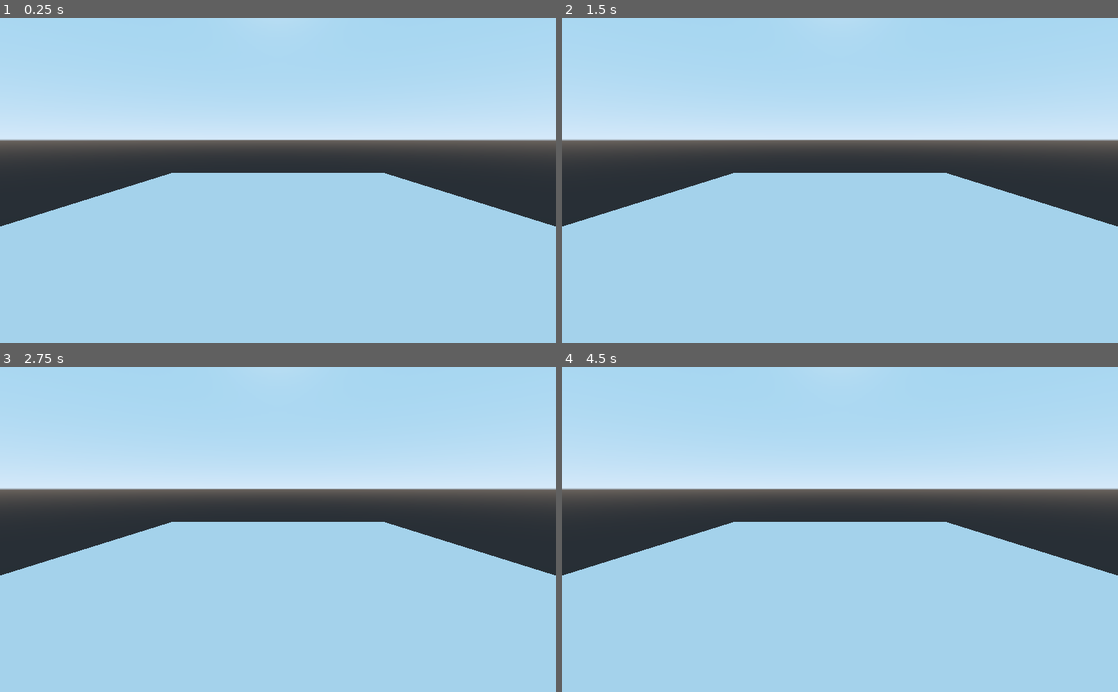
Above: before the commit, frames 1-4 (two rows, left to right).
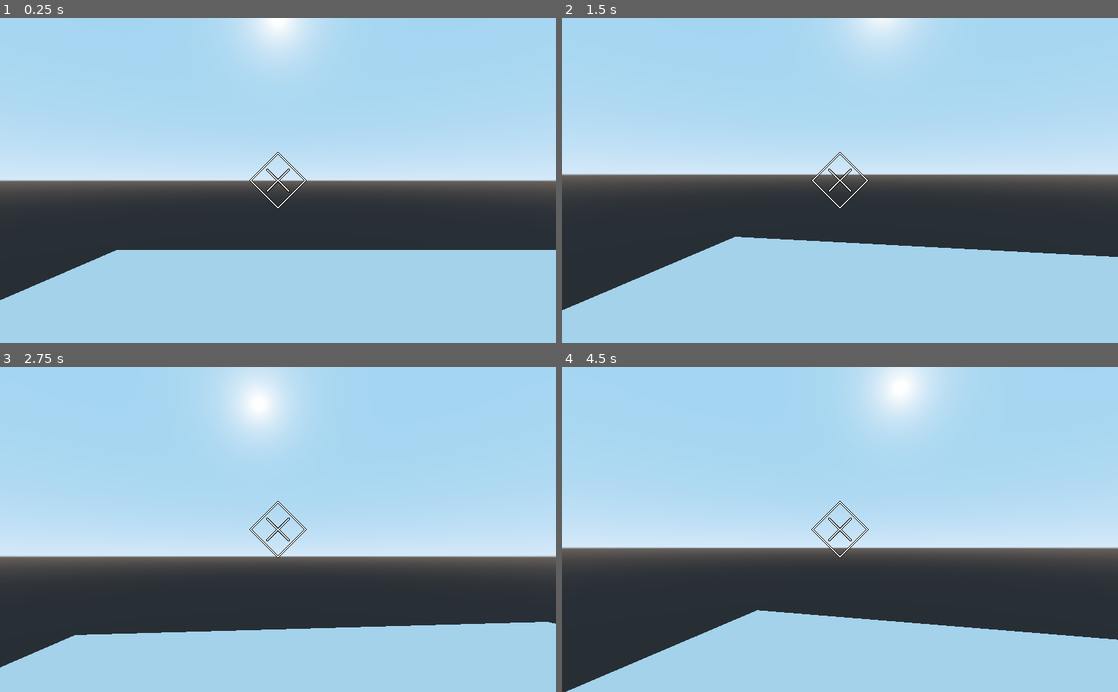
Above: after the commit, the same moments.

Repository: kyle-stevens/murder-mansion
Game: Godot game, scene res://Scenes/Maps/PlatformDemo.tscn
Two runs of this game, one before a commit and one after it. Both use one fixed random seed, a clock stepped at 60 frames per second and the inputs below. This scene is started directly instead of the project's main scene.
Inputs (mouse positions are in pixels of both pictures, inside the frame that each line leads up to):
- Up to frame 1 (0.25 s): no input
- Up to frame 2 (1.5 s): tap Enter at 0.5 s; move the mouse to (962, 164) at 0.52 s; hold D (movement_right) 0.53-1.28 s; tap F (item_flashlight) at 0.6 s; tap Space (movement_jump) at 0.77, 1.25 s; move the mouse to (728, 196) at 1.27 s; hold S (movement_backward) from 1.28 s (still down); tap E (item_interact) at 1.35 s
- Up to frame 3 (2.75 s): tap Space (movement_jump) at 1.52 s; tap Enter at 2 s; move the mouse to (333, 458) at 2.02 s; release S (movement_backward) at 2.03 s; hold D (movement_right) from 2.03 s (still down); tap F (item_flashlight) at 2.1 s
- Up to frame 4 (4.5 s): tap Space (movement_jump) at 2.75, 3.02, 3.77, 4.25 s; move the mouse to (812, 594) at 2.77 s; release D (movement_right) at 2.78 s; hold W (movement_forward) 2.78-3.53 s; tap E (item_interact) at 2.85, 4.35 s; tap Enter at 3.5 s; move the mouse to (1006, 578) at 3.52 s; hold A (movement_left) from 3.53 s (still down); tap F (item_flashlight) at 3.6 s; tap Escape (ui_cancel) at 4.15 s; move the mouse to (673, 480) at 4.27 s

The runs differ from the first frame. In frame 1, 38% of the frame differs, in the area x 0-100%, y 0-87%; in frame 2, 35%; in frame 3, 51%; in frame 4, 52%, in the area x 0-100%, y 0-100%.
Error before the commit: Invalid call. Nonexistent function 'set_network_master' in base 'PackedScene'. (res://Scenes/Maps/PlatformDemo.gd:16)
Error after the commit: Invalid set index 'visibile' (on base: 'OmniLight') with value of type 'bool'. (res://Scripts/Player/player_controller.gd:145)

Commit message:
Networking working for 2 players - v0.0.7
Networking is jittery, and wrong player model is receiving commands and movement controls.

Lobby needs rework to allow for variable number of players and more refined networking.

Diff:
--- a/Murder Mansion/Scenes/Maps/PlatformDemo.gd
+++ /dev/null
@@ -1,30 +0,0 @@
-extends Spatial
-
-
-# Declare member variables here. Examples:
-# var a = 2
-# var b = "text"
-onready var player1pos = $player1pos
-onready var player2pos = $player2pos
-
-# Called when the node enters the scene tree for the first time.
-func _ready():
-	var player1 = preload("res://Scenes/Players/player_controller.tscn")
-#	player1.set_name(str(get_tree().get_network_unique_id()))
-#	player1.set_network_master(get_tree().get_network_unique_id())
-	player1.set_name(str(1))
-	player1.set_network_master(1)
-	player1.global_transform = player1pos.global_transform
-	add_child(player1)
-
-	var player2 = preload("res://Scenes/Players/player_controller.tscn")
-#	player2.set_name(str(Globals.player2id))
-#	player2.set_network_master(Globals.player2id)
-	player2.set_name(str(2))
-	player2.set_network_master(2)
-	player2.global_transform = player2pos.global_transform
-	add_child(player2)
-
-# Called every frame. 'delta' is the elapsed time since the previous frame.
-#func _process(delta):
-#	pass
--- a/Murder Mansion/Scenes/Maps/PlatformDemo.tscn
+++ b/Murder Mansion/Scenes/Maps/PlatformDemo.tscn
@@ -1,6 +1,6 @@
 [gd_scene load_steps=3 format=2]
 
-[ext_resource path="res://Scenes/Maps/PlatformDemo.gd" type="Script" id=1]
+[ext_resource path="res://Scripts/Maps/PlatformDemo.gd" type="Script" id=1]
 
 [sub_resource type="BoxShape" id=1]
 extents = Vector3( 7, 0.5, 7 )
@@ -25,7 +25,7 @@
 current = true
 
 [node name="player1pos" type="Position3D" parent="."]
-transform = Transform( 1, 0, 0, 0, 1, 0, 0, 0, 1, 6.52517, 0, 0 )
+transform = Transform( 1, 0, 0, 0, 1, 0, 0, 0, 1, 6.52517, 11.5276, 0 )
 
 [node name="player2pos" type="Position3D" parent="."]
-transform = Transform( 1, 0, 0, 0, 1, 0, 0, 0, 1, -11.1534, 0, 0 )
+transform = Transform( 1, 0, 0, 0, 1, 0, 0, 0, 1, -11.1534, 9.79489, 0 )
--- a/Murder Mansion/Scenes/Players/player_controller.tscn
+++ b/Murder Mansion/Scenes/Players/player_controller.tscn
@@ -40,6 +40,7 @@
 
 [node name="player_camera" type="Camera" parent="rotation_helper"]
 transform = Transform( 1, 0, 0, 0, 1, 0, 0, 0, 1, 0, 0.992, -0.694313 )
+visible = false
 
 [node name="grab_objects_node" type="Spatial" parent="rotation_helper"]
 
--- /dev/null
+++ b/Murder Mansion/Scripts/Maps/PlatformDemo.gd
@@ -0,0 +1,38 @@
+extends Spatial
+
+
+# Declare member variables here. Examples:
+# var a = 2
+# var b = "text"
+onready var player1pos = $player1pos
+onready var player2pos = $player2pos
+
+# Called when the node enters the scene tree for the first time.
+func _ready():
+	#Attempt number 2 at networking, setup networking in player node
+#	var player1 = preload("res://Scenes/Players/player_controller.tscn")
+#	player1.set_name(str(player1.netId))
+#	player1.set_network_master(player1.netId)
+#	add_child(player1)
+#	return
+#
+	var player1 = preload("res://Scenes/Players/player_controller.tscn").instance()
+	player1.set_name(str(get_tree().get_network_unique_id()))
+	player1.set_network_master(get_tree().get_network_unique_id())
+	player1.global_transform = player1pos.global_transform
+	add_child(player1)
+
+	print(player1.name)
+	print(player1.netId)
+
+	var player2 = preload("res://Scenes/Players/player_controller.tscn").instance()
+	player2.set_name(str(Globals.player2id))
+	player2.set_network_master(Globals.player2id)
+	player2.global_transform = player2pos.global_transform
+	add_child(player2)
+	print(player2.name)
+	print(player2.netId)
+
+# Called every frame. 'delta' is the elapsed time since the previous frame.
+#func _process(delta):
+#	pass
--- a/Murder Mansion/Scripts/Player/player_controller.gd
+++ b/Murder Mansion/Scripts/Player/player_controller.gd
@@ -38,7 +38,13 @@
 #UI
 var reticle
 
+#Networking
+var netId
+
 func _ready():
+	netId = get_tree().get_network_unique_id()
+	print(netId)
+
 	#Camera Setup
 	camera = $rotation_helper/player_camera #set camera variable to camera node
 	camera.current = true
@@ -125,6 +131,7 @@
 
 	#free the cursor - demo implementation, will change later
 	if Input.is_action_just_pressed("ui_cancel"):
+		print("Mouse Free/Capture")
 		if Input.get_mouse_mode() == Input.MOUSE_MODE_VISIBLE:
 			Input.set_mouse_mode(Input.MOUSE_MODE_CAPTURED)
 		else:
@@ -201,18 +208,23 @@
 	vel.x = hvel.x
 	vel.z = hvel.z
 
-	#vel = move_and_slide(
-	#			vel,
-	#			Vector3(0,1,0),
-	#			0.05,
-	#			4,
-	#			deg2rad(MAX_SLOPE_ANGLE)
-	#		)
-	if is_network_master():
-		vel = move_and_slide(
-				vel,
-				Vector3(0,1,0),
-				0.05,
-				4,
-				deg2rad(MAX_SLOPE_ANGLE)
-			)
+#	vel = move_and_slide(
+#				vel,
+#				Vector3(0,1,0),
+#				0.05,
+#				4,
+#				deg2rad(MAX_SLOPE_ANGLE)
+#			)
+	if dir != Vector3():
+		if is_network_master():
+			vel = move_and_slide(
+					vel,
+					Vector3(0,1,0),
+					0.05,
+					4,
+					deg2rad(MAX_SLOPE_ANGLE)
+				)
+		rpc_unreliable("_set_position", global_transform.origin)
+
+remote func _set_position(pos):
+	global_transform.origin = pos
